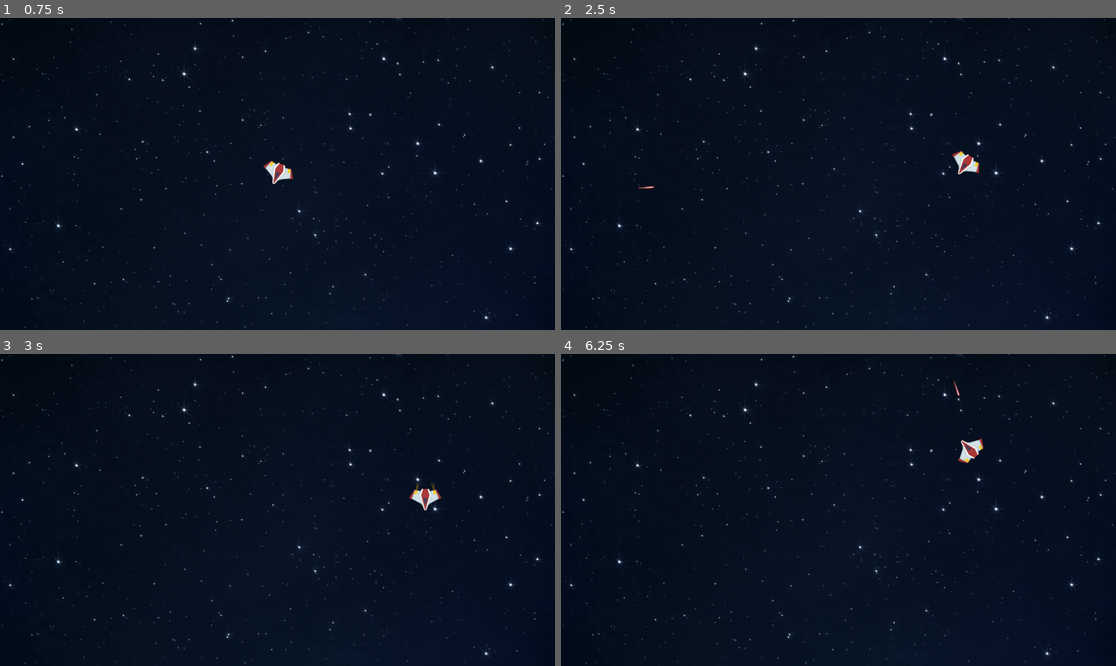
Above: before the commit, frames 1-4 (two rows, left to right).
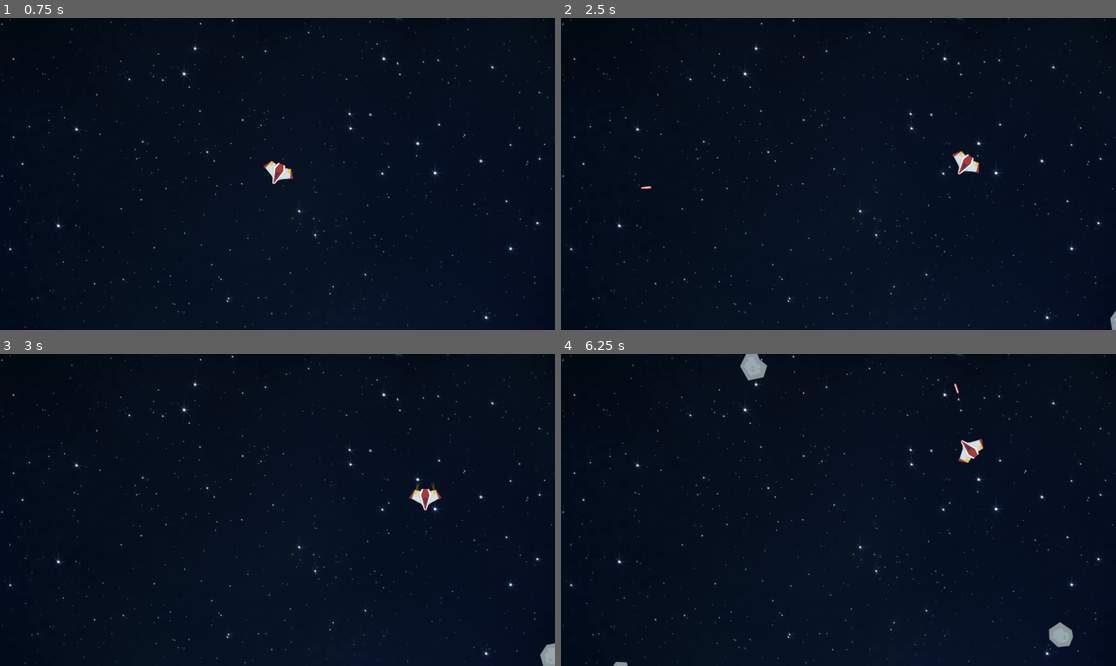
Above: after the commit, the same moments.

Repository: TheScogg/GodotAsteroids
Game: Godot game, scene res://Scenes/Main.tscn
Two runs of this game, one before a commit and one after it. Both use one fixed random seed, a clock stepped at 60 frames per second and the inputs below.
Inputs:
- Up to frame 1 (0.75 s): tap Enter at 0.5 s; hold Right (ui_right) from 0.53 s (still down)
- Up to frame 2 (2.5 s): tap Space (ui_select) at 0.77, 1.52 s; release Right (ui_right) at 1.28 s; hold Down (ui_down) 1.28-2.03 s; hold Right (ui_right) from 2.03 s (still down)
- Up to frame 3 (3 s): release Right (ui_right) at 2.78 s; hold Up (ui_up) from 2.78 s (still down)
- Up to frame 4 (6.25 s): tap Space (ui_select) at 3.02, 3.77, 4.52, 6.02 s; release Up (ui_up) at 3.53 s; hold Left (ui_left) 3.53-5.03 s; hold Down (ui_down) 5.03-5.78 s; hold Right (ui_right) from 5.78 s (still down)

Frame 1 is identical in both runs. In frame 2, less than 0.1% of the frame differs, in the area x 13-100%, y 53-100%; in frame 3, 0.2%; in frame 4, 0.6%, in the area x 9-93%, y 0-100%.

Commit message:
Even more asteroid work

Diff:
--- /dev/null
+++ b/Scenes/AsteroidSpawn - Copy.gd
@@ -0,0 +1,53 @@
+extends Node2D
+
+var scn_asteroids = preload("res://Scenes/Asteroids.tscn")
+var anAsteroidCode = preload("res://Scenes/anAsteroid.gd")
+var asteroid
+
+var scn_explosion = preload("res://Scenes/Explosion.tscn")
+var explosion
+var hits = 0
+var totalAsteroids = 15
+var asteroidPath2D
+var asteroidFollowPath
+var asteroidDictionary = {}
+var lives = 5
+
+func _ready():
+	#AsteroidSpawn
+	print (self.get_name())
+	set_process(true)
+
+func _process(delta):
+	pass
+
+
+func create(size, asteroidPos):
+	asteroid = scn_asteroids.instance()
+	asteroid = asteroid.spawnAsteroid(size)
+	print (asteroidPos)
+	asteroid.position = asteroidPos
+	asteroid.set_script(anAsteroidCode)
+	asteroid.connect("makeMedium", self, "_make_medium")
+	asteroid.connect("body_entered", asteroid, "_body_entered")
+
+
+
+	asteroidFollowPath = PathFollow2D.new()
+	asteroidFollowPath.set_name("AsteroidPath")
+	asteroidFollowPath.add_child(asteroid)
+
+	#Path2D is a child of AsteroidSpawn node
+	$Path2D.add_child(asteroidFollowPath)
+
+
+	totalAsteroids -= 1
+
+
+func _make_medium(asteroidPos):
+	print (asteroidPos)
+	create("Medium", asteroidPos)
+
+#Create asteroid path and Area2d / Sprite subnodes every time TimerAsteroid expires
+func _on_TimerAsteroid_timeout():
+	create("Big", Vector2(0,0))
--- a/Scenes/AsteroidSpawn.gd
+++ b/Scenes/AsteroidSpawn.gd
@@ -1,103 +1,111 @@
-extends Node2D
-
-var scn_asteroids = preload("res://Scenes/Asteroids.tscn")
-var asteroid
-
-var scn_explosion = preload("res://Scenes/Explosion.tscn")
-var explosion
-
-var totalAsteroids = 15
-var asteroidPath2D
-var asteroidFollowPath
-var asteroidDictionary = {}
-var lives = 5
-
-#Number of bullet hits needed to split asteroid into medium and then small pieces
-var asteroidSplitHits = 3
-
-
-func _ready():
-	asteroidPath2D = get_node("Path2D")
-	set_physics_process(true)
-
-func _physics_process(delta):
-	move_asteroids(delta)
-	contain()
-
-func collision():
-	for asteroid in asteroidDictionary:
-		asteroid = asteroidDictionary[asteroid].get_child(0)
-
-func contain():
+#extends Node2D
+#
+#var scn_asteroids = preload("res://Scenes/Asteroids.tscn")
+#var asteroid
+#
+#var scn_explosion = preload("res://Scenes/Explosion.tscn")
+#var explosion
+#
+#var totalAsteroids = 15
+#var asteroidPath2D
+#var asteroidFollowPath
+#var asteroidDictionary = {}
+#var lives = 5
+#
+##Number of bullet hits needed to split asteroid into medium and then small pieces
+#var asteroidSplitHits = 3
+#
+#
+#func _ready():
+#	asteroidPath2D = get_node("Path2D")
+#	set_physics_process(true)
+#
+#func _physics_process(delta):
+#	move_asteroids(delta)
+#	contain()
+#
+#func collision():
 #	for asteroid in asteroidDictionary:
-#		if (asteroidDictionary[asteroid].position.x < 0):
-	pass
-
-
-
-
-func move_asteroids(delta):
-	for asteroid in asteroidDictionary:
-		asteroid = asteroidDictionary[asteroid].get_child(0)
-		asteroid.position += Vector2(1,0)
-		asteroid.rotation += .5 * delta
-
-func split_asteroids():
-	pass
-
-func set_pos_and_trajectory(asteroid):
-	asteroid.set_unit_offset(randf())
-	asteroid.rotate(rand_range(PI/4, 3 * PI/4))
-
-
-
-#Create asteroid path and Area2d / Sprite subnodes every time TimerAsteroid expires
-func _on_TimerAsteroid_timeout():
-	randomize()
-	if (totalAsteroids > 0):
-		asteroid = scn_asteroids.instance()
-		asteroid = asteroid.spawnAsteroid("Big")
-		asteroid.connect("body_entered", self, "_body_entered", [asteroid])
-		asteroid.position = Vector2(0,0)
-
-		asteroidFollowPath = PathFollow2D.new()
-		asteroidFollowPath.set_name("AsteroidPath" + str(asteroidDictionary.size()))
-		asteroidFollowPath.add_child(asteroid)
-
-		$Path2D.add_child(asteroidFollowPath)
-		asteroidDictionary[asteroidDictionary.size()] = asteroidFollowPath
-#		asteroidDictionary[asteroidFollowPath.get_name()] = asteroidFollowPath
-
-		set_pos_and_trajectory(asteroidDictionary[asteroidDictionary.size() - 1])
-
-	totalAsteroids -= 1
-
-
-
-func _body_entered( body, asteroid ):
-	#asteroid parameter points to actual asteroid being hit
-	#add hits variable to asteroidDictionary, 3 hits to split
-	#Change name of keys to AsteroidPaths?
-	lives -= 1
-
-	if body.get_name().match("Bullet"):
-#		asteroid.get_node("ExplodeBigAnim").play("explosion")
-		print (asteroid.position)
-		explosion = scn_explosion.instance()
-
-#*******Position is pointing to instantiation position on PathFollow2D. Any way to seperate from that?
-#		var child = get_node("a/node")
-#	    get_node("a").remove_child(child)
-#	    get_node("b").add_child(child)
-
-
-		explosion.position = Vector2(asteroid.position.x, asteroid.position.y)
-
-#*******You need to find a way to remove asteroid from asteroidDictionary, perhaps changing value names to the asteroidPath2D
-#		asteroid.queue_free()
-
-		print (explosion.get_node("AnimationExplosion"))
-		explosion.get_node("AnimationExplosion").play("explode")
-
-
-#	get_parent().get_node("CanvasLayer/Control/RichTextLabel").set_text(str(lives))
+#		asteroid = asteroidDictionary[asteroid].get_child(0)
+#
+#func contain():
+##	for asteroid in asteroidDictionary:
+##		if (asteroidDictionary[asteroid].position.x < 0):
+#	pass
+#
+#
+#
+#
+#func move_asteroids(delta):
+#	for asteroid in get_node("Path2D").get_children():
+##		asteroid = asteroid.get_child(0)
+#		asteroid.position += Vector2(1,0)
+#		asteroid.rotation += .5 * delta
+#		print (asteroid.position, "   KKKKKKKK")
+#
+#
+#func split_asteroids():
+#	pass
+#
+#func detach(asteroid):
+#	pass
+#
+#func set_pos_and_trajectory(asteroid):
+##	print (asteroid.get_child(0).get_global_position())
+#	#AsteroidPath0 -> Area2D -> Sprite & Collision
+#	asteroid.set_unit_offset(randf())
+#	asteroid.rotate(rand_range(PI/4, 3 * PI/4))
+#	detach(asteroid)
+#
+#
+##Create asteroid path and Area2d / Sprite subnodes every time TimerAsteroid expires
+#func _on_TimerAsteroid_timeout():
+#	randomize()
+#	if (totalAsteroids > 0):
+#		asteroid = scn_asteroids.instance()
+#		asteroid = asteroid.spawnAsteroid("Big")
+#		asteroid.connect("body_entered", self, "_body_entered", [asteroid])
+#		asteroid.position = Vector2(0,0)
+#
+#		asteroidFollowPath = PathFollow2D.new()
+#		asteroidFollowPath.set_name("AsteroidPath" + str(asteroidDictionary.size()))
+#		asteroidFollowPath.add_child(asteroid)
+#
+#		$Path2D.add_child(asteroidFollowPath)
+#		asteroidDictionary[asteroidDictionary.size()] = asteroidFollowPath
+##		asteroidDictionary[asteroidFollowPath.get_name()] = asteroidFollowPath
+#
+#		set_pos_and_trajectory(asteroidDictionary[asteroidDictionary.size() - 1])
+#
+#	totalAsteroids -= 1
+#
+#
+#
+#func _body_entered( body, asteroid ):
+#	#asteroid parameter points to actual asteroid being hit
+#	#add hits variable to asteroidDictionary, 3 hits to split
+#	#Change name of keys to AsteroidPaths?
+#	lives -= 1
+#
+#	if body.get_name().match("Bullet"):
+##		asteroid.get_node("ExplodeBigAnim").play("explosion")
+#		print (asteroid.position)
+#		explosion = scn_explosion.instance()
+#
+##*******Position is pointing to instantiation position on PathFollow2D. Any way to seperate from that?
+##		var child = get_node("a/node")
+##	    get_node("a").remove_child(child)
+##	    get_node("b").add_child(child)
+#
+#
+#		explosion.position = Vector2(asteroid.position.x, asteroid.position.y)
+#
+##*******You need to find a way to remove asteroid from asteroidDictionary, perhaps changing value names to the asteroidPath2D
+##		asteroid.queue_free()
+#
+#		print (explosion.get_node("AnimationExplosion"))
+#		explosion.get_node("AnimationExplosion").play("explode")
+#
+#
+##	get_parent().get_node("CanvasLayer/Control/RichTextLabel").set_text(str(lives))
+#
--- a/Scenes/AsteroidSpawn.tscn
+++ b/Scenes/AsteroidSpawn.tscn
@@ -1,15 +1,19 @@
 [gd_scene load_steps=3 format=2]
 
-[ext_resource path="res://Scenes/AsteroidSpawn.gd" type="Script" id=1]
+[ext_resource path="res://Scenes/AsteroidSpawn - Copy.gd" type="Script" id=1]
 [ext_resource path="res://Scenes/Path2D.tscn" type="PackedScene" id=2]
 
 [node name="AsteroidSpawn" type="Node2D" index="0"]
 
 script = ExtResource( 1 )
 
-[node name="Path2D" parent="." index="0" instance=ExtResource( 2 )]
+[node name="Explosions" type="Node2D" parent="." index="0"]
 
-[node name="TimerAsteroid" type="Timer" parent="." index="1"]
+[node name="Freefloating" type="Node2D" parent="." index="1"]
+
+[node name="Path2D" parent="." index="2" instance=ExtResource( 2 )]
+
+[node name="TimerAsteroid" type="Timer" parent="." index="3"]
 
 process_mode = 1
 wait_time = 2.0
@@ -17,3 +21,6 @@
 autostart = true
 
 [connection signal="timeout" from="TimerAsteroid" to="." method="_on_TimerAsteroid_timeout"]
+
+
+[editable path="Path2D"]
--- a/Scenes/Asteroids.gd
+++ b/Scenes/Asteroids.gd
@@ -36,9 +36,4 @@
 	elif (size == "Small"):
 		randomAsteroid = small[randi() % small.size()]
 
-
-
-	print (randomAsteroid)
-
-
 	return randomAsteroid.duplicate()
--- a/Scenes/Asteroids.tscn
+++ b/Scenes/Asteroids.tscn
@@ -21,21 +21,22 @@
 gravity = 98.0
 linear_damp = 0.1
 angular_damp = 1.0
-collision_layer = 2
+priority = 4.0
 audio_bus_override = false
 audio_bus_name = "Master"
-_sections_unfolded = [ "Collision" ]
+_sections_unfolded = [ "Transform" ]
 
 [node name="CollisionPolygon2D" type="CollisionPolygon2D" parent="Big1" index="0"]
 
-build_mode = 1
-polygon = PoolVector2Array( -35.2047, -43.3308, 26.1588, -43.156, 52.5573, -1.37294, 36.2986, 36.3892, 10.2498, 30.0955, -22.9669, 42.508, -51.1923, 10.5243 )
-_sections_unfolded = [ "Transform" ]
+build_mode = 0
+polygon = PoolVector2Array( 32.9615, 35.5937, 51.6488, -0.612915, 25.0778, -43.5353, -35.3639, -42.9513, -40.9117, -23.388, -52.8832, 10.1907, -22.8084, 44.0614, 9.60237, 30.6299 )
+_sections_unfolded = [ "Material", "Transform" ]
 
 [node name="Sprite" type="Sprite" parent="Big1" index="1"]
 
+position = Vector2( 0, -7.15256e-07 )
 texture = ExtResource( 2 )
-_sections_unfolded = [ "Animation", "Visibility" ]
+_sections_unfolded = [ "Animation", "Material", "Offset", "Transform", "Visibility" ]
 
 [node name="Big2" type="Area2D" parent="." index="1"]
 
@@ -45,21 +46,22 @@
 gravity = 98.0
 linear_damp = 0.1
 angular_damp = 1.0
+priority = 4.0
 audio_bus_override = false
 audio_bus_name = "Master"
 _sections_unfolded = [ "Transform" ]
 
 [node name="CollisionPolygon2D" type="CollisionPolygon2D" parent="Big2" index="0"]
 
-build_mode = 1
+build_mode = 0
 polygon = PoolVector2Array( 48.0816, 20.6337, 62.3512, -30.6868, 5.52324, -51.7156, -42.2924, -42.9536, -63.3213, -3.14897, -58.0641, 29.3957, -25.5194, 51.9266, -3.23882, 35.404 )
-_sections_unfolded = [ "Transform" ]
+_sections_unfolded = [ "Material", "Transform" ]
 
 [node name="Sprite" type="Sprite" parent="Big2" index="1"]
 
 position = Vector2( 0, -7.15256e-07 )
 texture = ExtResource( 3 )
-_sections_unfolded = [ "Transform" ]
+_sections_unfolded = [ "Animation", "Material", "Offset", "Transform", "Visibility" ]
 
 [node name="Big3" type="Area2D" parent="." index="2"]
 
@@ -69,13 +71,14 @@
 gravity = 98.0
 linear_damp = 0.1
 angular_damp = 1.0
+priority = 4.0
 audio_bus_override = false
 audio_bus_name = "Master"
 _sections_unfolded = [ "Transform" ]
 
 [node name="CollisionPolygon2D" type="CollisionPolygon2D" parent="Big3" index="0"]
 
-build_mode = 1
+build_mode = 0
 polygon = PoolVector2Array( 21.7937, 42.2649, 46.6896, 2.9233, 31.9365, -29.9638, -11.0934, -41.9507, -46.132, -19.2064, -44.2879, 17.0617, -28.6127, 34.2737 )
 
 [node name="Sprite" type="Sprite" parent="Big3" index="1"]
@@ -84,7 +87,6 @@
 
 [node name="Medium1" type="Area2D" parent="." index="3"]
 
-editor/display_folded = true
 position = Vector2( 1.4505, 123.192 )
 input_pickable = true
 gravity_vec = Vector2( 0, 1 )
@@ -100,7 +102,7 @@
 [node name="CollisionPolygon2D" type="CollisionPolygon2D" parent="Medium1" index="0"]
 
 build_mode = 0
-polygon = PoolVector2Array( 17.9377, 6.20113, 15.2933, -16.9373, -7.95536, -17.7086, -18.8635, -3.82551, -12.8034, 13.2529, -1.01382, 17.6602 )
+polygon = PoolVector2Array( 22.4651, 8.86441, 19.4495, -19.8992, -10.5898, -22.3348, -23.2319, -5.05344, -16.6209, 16.0553, 0.428483, 22.7823 )
 
 [node name="Sprite" type="Sprite" parent="Medium1" index="1"]
 
@@ -108,7 +110,6 @@
 
 [node name="Medium2" type="Area2D" parent="." index="4"]
 
-editor/display_folded = true
 position = Vector2( 62.411, 123.873 )
 input_pickable = true
 gravity_vec = Vector2( 0, 1 )
@@ -124,7 +125,7 @@
 [node name="CollisionPolygon2D" type="CollisionPolygon2D" parent="Medium2" index="0"]
 
 build_mode = 0
-polygon = PoolVector2Array( 7.73706, -17.1945, -14.1164, -13.4098, -19.7324, 4.29278, -7.64584, 15.7689, 6.14994, 16.9898, 20.312, -2.42198 )
+polygon = PoolVector2Array( 10.1011, -21.624, -17.2707, -17.4486, -25.3894, 3.31216, -9.61587, 20.2456, 7.66547, 21.4054, 24.9468, -2.25497 )
 
 [node name="Sprite" type="Sprite" parent="Medium2" index="1"]
 
--- /dev/null
+++ b/Scenes/Big1.gd
@@ -0,0 +1,23 @@
+extends Area2D
+
+# class member variables go here, for example:
+# var a = 2
+# var b = "textvar"
+
+#func _ready():
+#	print ("BIGGUNS")
+#	set_physics_process(true)
+
+func _ready():
+	print ("JKLFSDJKLSDFKLJDFSKJ")
+	set_physics_process(true)
+
+func _physics_process(delta):
+	pass
+
+
+
+#
+#
+#func _phsyics_process(delta):
+#	print (delta)
--- /dev/null
+++ b/Scenes/Big1.tscn
@@ -0,0 +1,29 @@
+[gd_scene load_steps=3 format=2]
+
+[ext_resource path="res://Scenes/anAsteroid.gd" type="Script" id=1]
+[ext_resource path="res://Assets/Space shooter assets (300 assets)/PNG/Meteors/meteorGrey_big1.png" type="Texture" id=2]
+
+[node name="Big1" type="Area2D"]
+
+input_pickable = true
+gravity_vec = Vector2( 0, 1 )
+gravity = 98.0
+linear_damp = 0.1
+angular_damp = 1.0
+priority = 4.0
+audio_bus_override = false
+audio_bus_name = "Master"
+script = ExtResource( 1 )
+_sections_unfolded = [ "Transform" ]
+
+[node name="CollisionPolygon2D" type="CollisionPolygon2D" parent="." index="0"]
+
+build_mode = 0
+polygon = PoolVector2Array( 48.0816, 20.6337, 62.3512, -30.6868, 5.52324, -51.7156, -42.2924, -42.9536, -63.3213, -3.14897, -58.0641, 29.3957, -25.5194, 51.9266, -3.23882, 35.404 )
+_sections_unfolded = [ "Material", "Transform" ]
+
+[node name="Sprite" type="Sprite" parent="." index="1"]
+
+position = Vector2( 0, -7.15256e-07 )
+texture = ExtResource( 2 )
+_sections_unfolded = [ "Animation", "Material", "Offset", "Transform", "Visibility" ]
--- a/Scenes/Bullet.tscn
+++ b/Scenes/Bullet.tscn
@@ -1,38 +1,28 @@
 [gd_scene load_steps=4 format=2]
 
 [ext_resource path="res://Scenes/Bullet.gd" type="Script" id=1]
-[ext_resource path="res://Assets/Space shooter assets (300 assets)/PNG/Lasers/laserRed01.png" type="Texture" id=2]
+[ext_resource path="res://Assets/Space shooter assets (300 assets)/PNG/Lasers/laserRed05.png" type="Texture" id=2]
 
-[sub_resource type="RectangleShape2D" id=1]
+[sub_resource type="CapsuleShape2D" id=1]
 
 custom_solver_bias = 0.0
-extents = Vector2( 10, 28.768 )
+radius = 10.0
+height = 20.0
 
 [node name="Bullet" type="KinematicBody2D"]
 
 input_pickable = false
-collision_layer = 3
+collision_layer = 2
 collision_mask = 1
 collision/safe_margin = 0.08
 script = ExtResource( 1 )
-_sections_unfolded = [ "Angular", "Collision", "Linear", "Pickable", "Transform", "Visibility" ]
+_sections_unfolded = [ "Angular", "Collision", "Linear", "Pause", "Pickable", "Transform", "Visibility", "collision" ]
 bulletSpeed = 800
 
 [node name="Sprite" type="Sprite" parent="." index="0"]
 
 texture = ExtResource( 2 )
-_sections_unfolded = [ "Transform" ]
 
-[node name="TimerKill" type="Timer" parent="." index="1"]
+[node name="CollisionShape2D" type="CollisionShape2D" parent="." index="1"]
 
-process_mode = 1
-wait_time = 3.0
-one_shot = false
-autostart = true
-
-[node name="CollisionShape2D" type="CollisionShape2D" parent="." index="2"]
-
-light_mask = 2
-position = Vector2( -0.0614181, 0.248631 )
 shape = SubResource( 1 )
-_sections_unfolded = [ "Material", "Visibility", "Z" ]
--- a/Scenes/Explosion.tscn
+++ b/Scenes/Explosion.tscn
@@ -29,7 +29,17 @@
 "values": [ ExtResource( 1 ), ExtResource( 2 ), ExtResource( 3 ), ExtResource( 4 ), ExtResource( 5 ), ExtResource( 6 ), ExtResource( 7 ), ExtResource( 8 ), ExtResource( 9 ), null ]
 }
 
-[node name="Explosion" type="Node2D"]
+[node name="Explosion" type="Area2D"]
+
+input_pickable = true
+gravity_vec = Vector2( 0, 1 )
+gravity = 98.0
+linear_damp = 0.1
+angular_damp = 1.0
+collision_layer = 2
+audio_bus_override = false
+audio_bus_name = "Master"
+_sections_unfolded = [ "Collision", "Visibility", "Z" ]
 
 [node name="Explosion" type="Sprite" parent="." index="0"]
 
--- a/Scenes/Main.gd
+++ b/Scenes/Main.gd
@@ -1,60 +1,60 @@
-extends Node2D
-
-var scn_asteroids = preload("res://Scenes/Asteroids.tscn")
-var asteroid
-var totalAsteroids = 5
-var asteroidPath2D
-var asteroidFollowPath
-var asteroidDictionary = {}
-var lives = 5
-
-
-func _ready():
-	asteroidPath2D = get_node("Path2D")
-	set_physics_process(true)
-
-func _physics_process(delta):
-	move_asteroids(delta)
-
-func collision():
-	for asteroid in asteroidDictionary:
-		asteroid = asteroidDictionary[asteroid].get_child(0)
-
-
-func move_asteroids(delta):
-	for asteroid in asteroidDictionary:
-		asteroid = asteroidDictionary[asteroid].get_child(0)
-		asteroid.position += Vector2(1,0)
-		asteroid.rotation += .5 * delta
-
-func set_pos_and_trajectory(asteroid):
-	asteroid = asteroid[asteroidDictionary.size() - 1]
-	asteroid.set_unit_offset(randf())
-	asteroid.rotate(rand_range(PI/4, 3 * PI/4))
-
-
-
-#Create asteroid path and Area2d / Sprite subnodes every time TimerAsteroid expires
-func _on_TimerAsteroid_timeout():
-	randomize()
-	if (totalAsteroids > 0):
-		asteroid = scn_asteroids.instance()
-		asteroid = asteroid.spawnAsteroid("Big")
-		asteroid.connect("body_entered", self, "_on_asteroid_player_collide")
-		asteroid.position = Vector2(0,0)
-
-		asteroidFollowPath = PathFollow2D.new()
-		asteroidFollowPath.set_name("AsteroidPath" + str(asteroidDictionary.size()))
-		asteroidFollowPath.add_child(asteroid)
-
-		$Path2D.add_child(asteroidFollowPath)
-		asteroidDictionary[asteroidDictionary.size()] = asteroidFollowPath
-
-		set_pos_and_trajectory(asteroidDictionary)
-
-	totalAsteroids -= 1
-
-
-func _on_asteroid_player_collide( body ):
-	lives -= 1
-	$CanvasLayer/Control/RichTextLabel.set_text(str(lives))
+#extends Node2D
+#
+#var scn_asteroids = preload("res://Scenes/Asteroids.tscn")
+#var asteroid
+#var totalAsteroids = 5
+#var asteroidPath2D
+#var asteroidFollowPath
+#var asteroidDictionary = {}
+#var lives = 5
+#
+#
+#func _ready():
+#	asteroidPath2D = get_node("Path2D")
+#	set_physics_process(true)
+#
+#func _physics_process(delta):
+#	move_asteroids(delta)
+#
+#func collision():
+#	for asteroid in asteroidDictionary:
+#		asteroid = asteroidDictionary[asteroid].get_child(0)
+#
+#
+#func move_asteroids(delta):
+#	for asteroid in asteroidDictionary:
+#		asteroid = asteroidDictionary[asteroid].get_child(0)
+#		asteroid.position += Vector2(1,0)
+#		asteroid.rotation += .5 * delta
+#
+#func set_pos_and_trajectory(asteroid):
+#	asteroid = asteroid[asteroidDictionary.size() - 1]
+#	asteroid.set_unit_offset(randf())
+#	asteroid.rotate(rand_range(PI/4, 3 * PI/4))
+#
+#
+#
+##Create asteroid path and Area2d / Sprite subnodes every time TimerAsteroid expires
+#func _on_TimerAsteroid_timeout():
+#	randomize()
+#	if (totalAsteroids > 0):
+#		asteroid = scn_asteroids.instance()
+#		asteroid = asteroid.spawnAsteroid("Big")
+#		asteroid.connect("body_entered", self, "_on_asteroid_player_collide")
+#		asteroid.position = Vector2(0,0)
+#
+#		asteroidFollowPath = PathFollow2D.new()
+#		asteroidFollowPath.set_name("AsteroidPath" + str(asteroidDictionary.size()))
+#		asteroidFollowPath.add_child(asteroid)
+#
+#		$Path2D.add_child(asteroidFollowPath)
+#		asteroidDictionary[asteroidDictionary.size()] = asteroidFollowPath
+#
+#		set_pos_and_trajectory(asteroidDictionary)
+#
+#	totalAsteroids -= 1
+#
+#
+#func _on_asteroid_player_collide( body ):
+#	lives -= 1
+#	$CanvasLayer/Control/RichTextLabel.set_text(str(lives))
--- a/Scenes/Main.tscn
+++ b/Scenes/Main.tscn
@@ -61,7 +61,6 @@
 
 [node name="Player" parent="." index="2" instance=ExtResource( 3 )]
 
-editor/display_folded = true
 z = 1
 
 
--- a/Scenes/Path2D.tscn
+++ b/Scenes/Path2D.tscn
@@ -4,7 +4,7 @@
 
 bake_interval = 5.0
 _data = {
-"points": PoolVector2Array( 0, 0, 0, 0, 1977.73, -30.652, 0, 0, 0, 0, 1991.36, 1144.01, 0, 0, 0, 0, -78.4948, 1139.47, 0, 0, 0, 0, -80.7667, -89.726, 0, 0, 0, 0, 748.54, -87.4539, 0, 0, 0, 0, 1977.73, -30.652 )
+"points": PoolVector2Array( 0, 0, 0, 0, 1976.41, 143.367, 0, 0, 0, 0, 1965.53, 1118.76, 0, 0, 0, 0, -58.7108, 1122.84, 0, 0, 0, 0, -53.2693, -57.9679, 0, 0, 0, 0, 1979.13, -52.5264, 0, 0, 0, 0, 1976.41, 83.511, 0, 0, 0, 0, 1976.41, 143.367 )
 }
 
 [node name="Path2D" type="Path2D"]
@@ -12,13 +12,3 @@
 z = 7
 curve = SubResource( 1 )
 _sections_unfolded = [ "Transform", "Visibility", "Z" ]
-
-[node name="Area2D" type="Area2D" parent="." index="0"]
-
-input_pickable = true
-gravity_vec = Vector2( 0, 1 )
-gravity = 98.0
-linear_damp = 0.1
-angular_damp = 1.0
-audio_bus_override = false
-audio_bus_name = "Master"
--- a/Scenes/Player.gd
+++ b/Scenes/Player.gd
@@ -34,6 +34,7 @@
 			bullet = bullets.instance()
 			bullet.position = self.position
 			bullet.rotation = self.rotation
+
 			get_parent().add_child(bullet)
 #			self.add_child(bullet)
 			$TimerBulletTimeout.start()
--- /dev/null
+++ b/Scenes/anAsteroid.gd
@@ -0,0 +1,91 @@
+extends Area2D
+
+
+var scn_explosion = preload("res://Scenes/Explosion.tscn")
+var scn_asteroids = load("res://Scenes/Asteroids.tscn")
+var scn_asteroidSpawn = load("res://Scenes/AsteroidSpawn - Copy.gd")
+
+var explosion
+var hits = 0
+var screensize
+var timer
+signal makeMedium
+
+func _ready():
+	screensize = get_viewport().get_visible_rect().size
+	startContainTimer()
+	set_pos_and_trajectory()
+	unhook()
+	set_physics_process(true)
+
+func startContainTimer():
+	timer = Timer.new()
+	self.add_child(timer)
+	timer.wait_time = 2
+	timer.connect("timeout",self,"_on_timer_timeout")
+	timer.start()
+
+
+func _on_timer_timeout():
+	print ("Timer timed out")
+	timer.stop()
+
+
+func unhook():
+	print (get_parent().get_name(), " is parent")
+	pass
+
+func _physics_process(delta):
+	contain()
+	move_asteroids(delta)
+
+func contain():
+	if (timer.is_stopped()):
+		if (global_position.y <= 0):
+			global_position.y = screensize.y - 1
+		if (global_position.y >= screensize.y):
+			global_position.y = 0
+		if (global_position.x <= 0):
+			global_position.x = screensize.x - 1
+		if (global_position.x >= screensize.x):
+			global_position.x = 0
+
+
+func move_asteroids(delta):
+	self.position += Vector2(1,0)
+	self.rotation += 1.5 * delta
+
+func player_collision():
+	print ("You're Dead...")
+
+func print_hello():
+	print ("Asteroid Instantiated")
+
+func set_pos_and_trajectory():
+	get_parent().set_unit_offset(randf())
+	get_parent().rotate(rand_range(PI/4, 3 * PI/4))
+
+func _body_entered( body ):
+#	asteroid.create("Medium")
+	if (body.get_name() != "Player"):
+		explosion = scn_explosion.instance()
+	#	if body.get_name().match("Bullet"):
+		body.queue_free()
+		explosion.position = Vector2(0,0)
+		self.add_child(explosion)
+		explosion.get_node("AnimationExplosion").play("explode")
+
+
+	if (hits == 5):
+		#!!!! Emit signal to be connected to in AsteroidSpawn, just like the timer signal in there
+		emit_signal("makeMedium", self.global_position)
+
+
+		self.queue_free()
+		print ("Asteroid split")
+
+
+
+
+
+	hits += 1
--- /dev/null
+++ b/Scenes/deleteMe.gd
@@ -0,0 +1,15 @@
+xtends Area2D
+
+# class member variables go here, for example:
+# var a = 2
+# var b = "textvar"
+
+func _ready():
+	# Called every time the node is added to the scene.
+	# Initialization here
+	pass
+
+#func _process(delta):
+#	# Called every frame. Delta is time since last frame.
+#	# Update game logic here.
+#	pass
